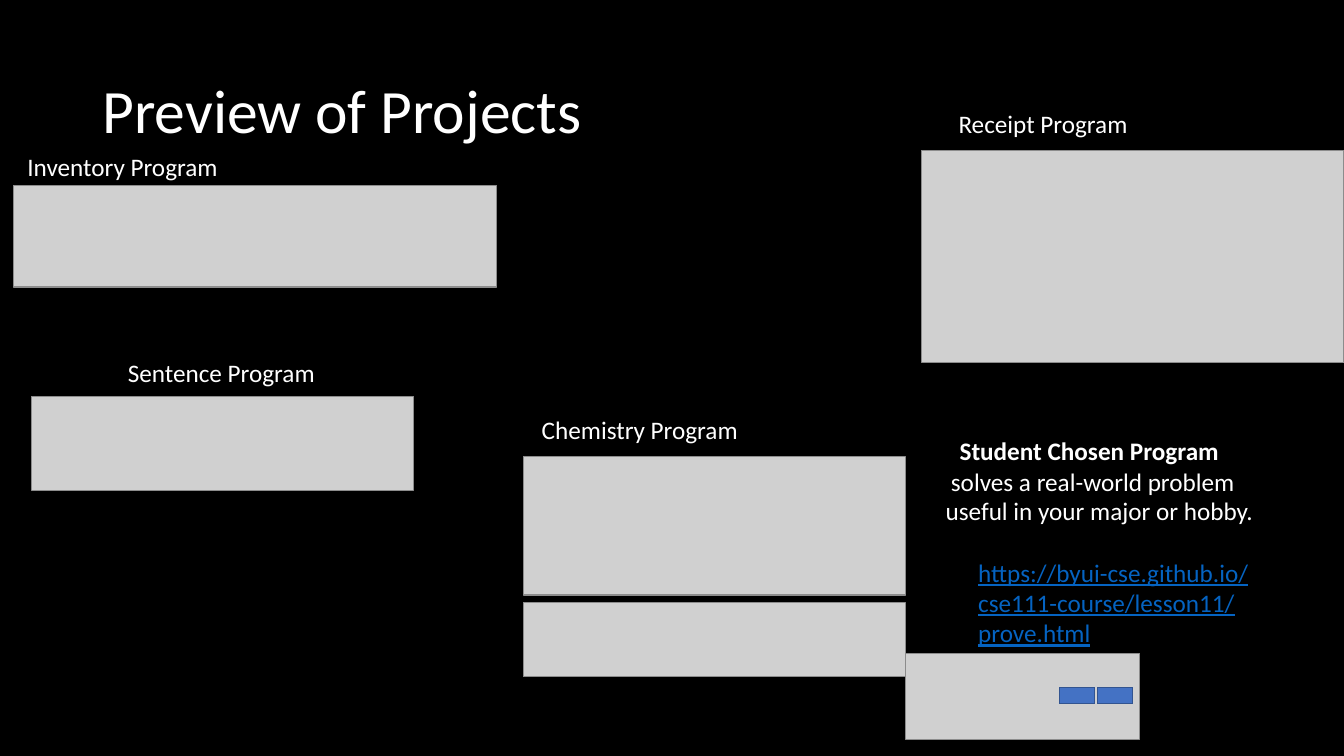
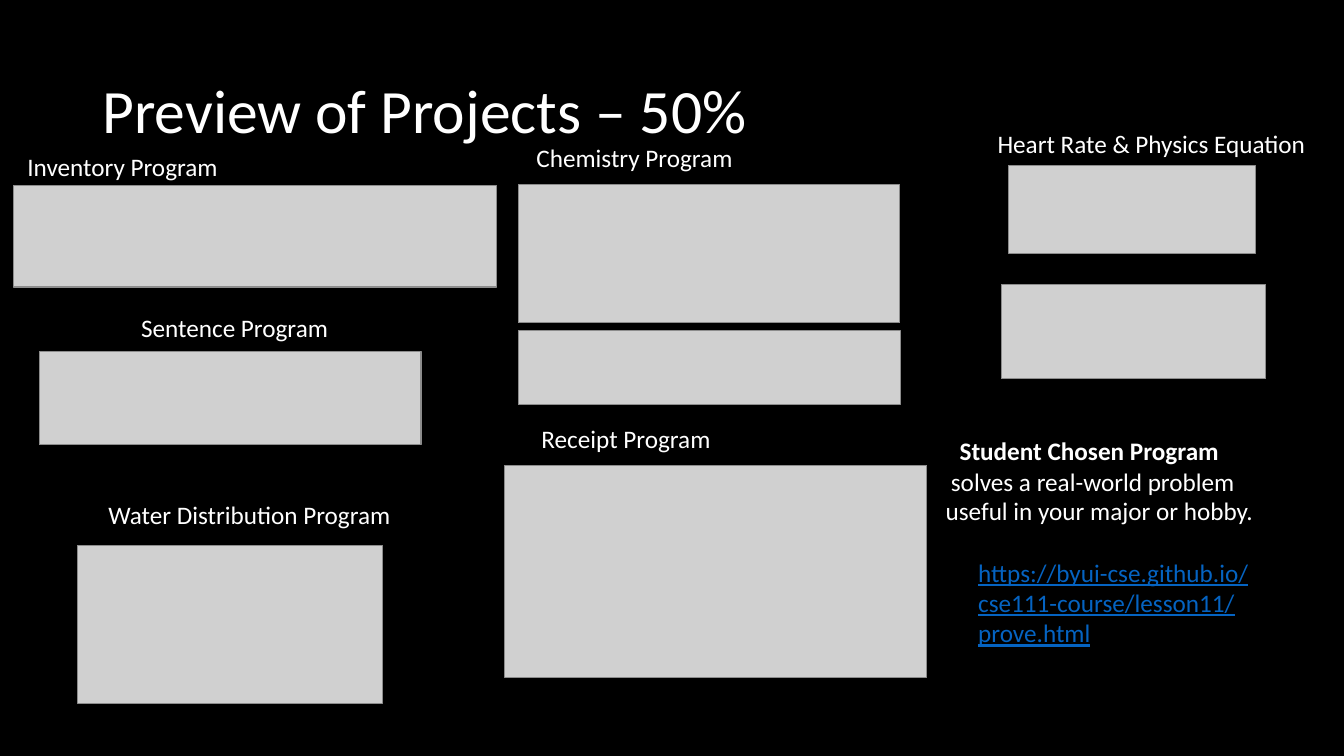
Before and after one commit to BroClements/CSE111ProgwFunctions, a slide deck: slide 2 of CSE111W3_WrittingFunctions.pptx. Drawn at 1344x756 pixels with LibreOffice and Linux fonts; fonts in the diff are those of the drawing; grey boxes stand for pictures. Boxes give left, top, right and bottom in pixels: in the first picture for what was removed or moved away, otherwise in the second. Text is boxed around its words. In the diff, an @@ line names an element or a change of style, - is before the commit and + after.

```diff
--- a/CSE111W3_WrittingFunctions.pptx
+++ b/CSE111W3_WrittingFunctions.pptx
@@ title at box(102, 90, 746, 144): text changed @@
-Preview of Projects
+Preview of Projects – 50%
@@ 2 pictures, 1 text: place and size @@
-2 pictures, 1 text at box(523, 421, 905, 677)
+2 pictures, 1 text at box(518, 149, 900, 404)
@@ text added at box(998, 135, 1305, 157), 18 pt, text #FFFFFF @@
+Heart Rate & Physics Equation
@@ picture: place and size @@
-picture at box(905, 653, 1140, 740)
+picture at box(1009, 165, 1256, 254)
@@ picture added at box(1002, 284, 1266, 379) @@
@@ text "Sentence Program": place and size @@
-text "Sentence Program" at box(128, 365, 315, 387)
+text "Sentence Program" at box(141, 320, 328, 342)
@@ picture: place and size @@
-picture at box(31, 396, 413, 490)
+picture at box(39, 351, 421, 445)
@@ text "Receipt Program": place and size @@
-text "Receipt Program" at box(959, 115, 1127, 138)
+text "Receipt Program" at box(541, 430, 710, 453)
@@ picture: place and size @@
-picture at box(922, 150, 1344, 362)
+picture at box(505, 465, 928, 677)
@@ text added at box(108, 506, 390, 529), 18 pt, text #FFFFFF @@
+Water Distribution Program
@@ picture added at box(78, 545, 382, 704) @@
@@ rectangle removed at box(1060, 688, 1095, 704) @@
@@ rectangle removed at box(1098, 688, 1133, 704) @@
```
Also in this commit, not shown: 8 other slides changed, 3 slides added, 4 other files.
